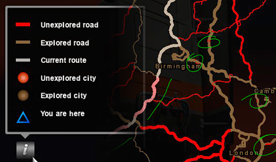
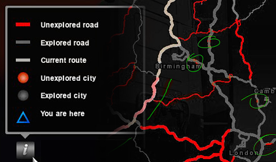
Layered file, before and after one edit (276 × 162). Changes by layer:
showed "Слой 3" over (41, 140, 158, 162)
